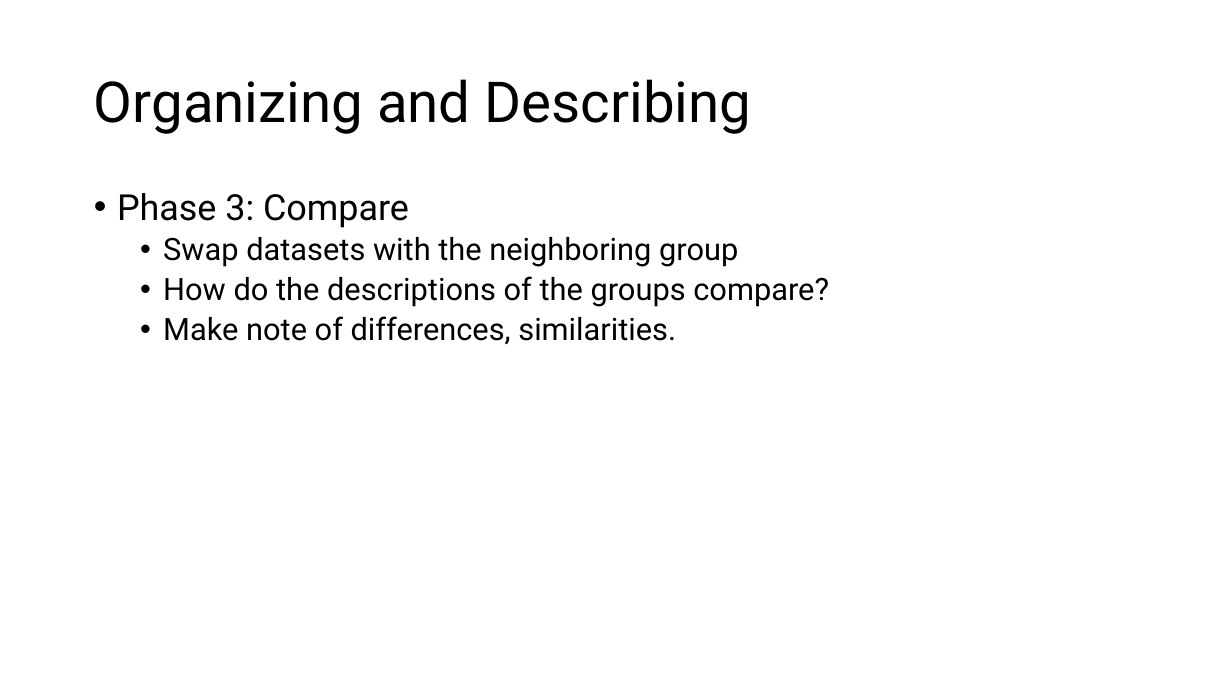
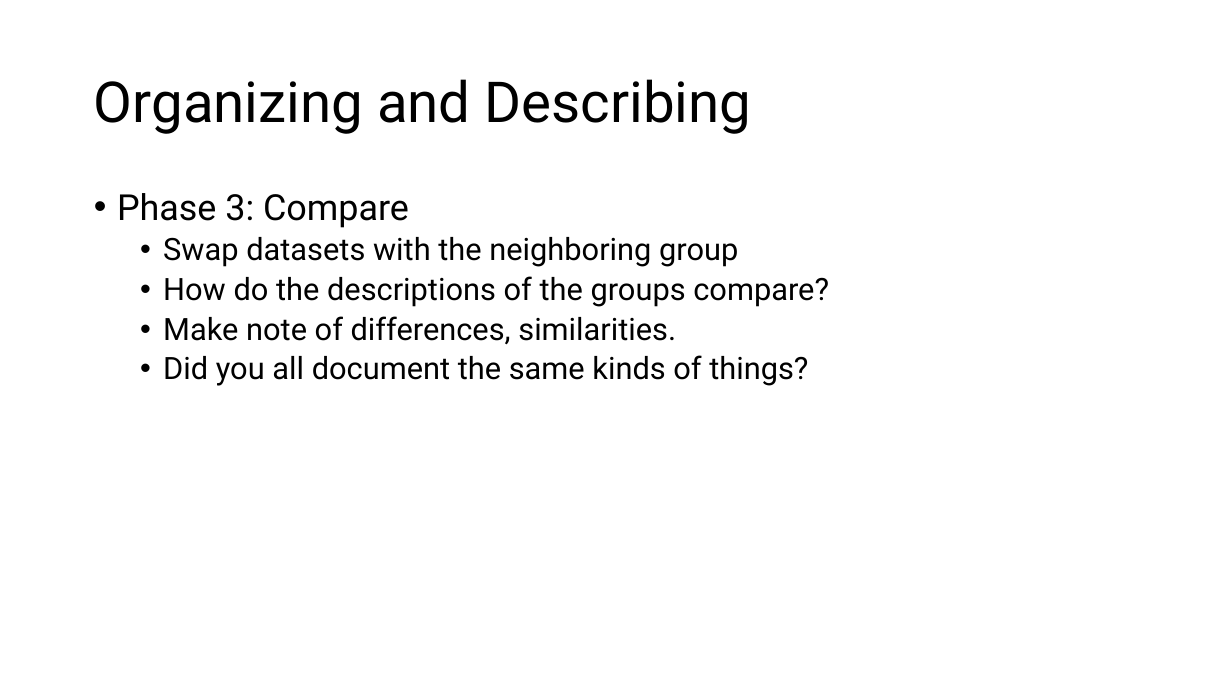
Before and after one commit to walshbr/data-for-the-rest-of-us, a slide deck: slide 14 of resources/week-3/description.pptx (slide 10 before the commit). Drawn at 1232x693 pixels with LibreOffice and Linux fonts; fonts in the diff are those of the drawing. Boxes give left, top, right and bottom in pixels: in the first picture for what was removed or moved away, otherwise in the second. Text is boxed around its words. In the diff, an @@ line names an element or a change of style, - is before the commit and + after.

```diff
--- a/resources/week-3/description.pptx
+++ b/resources/week-3/description.pptx
@@ text at [163, 355, 808, 386]: paragraph added @@
+  • Did you all document the same kinds of things?
```
Also in this commit, not shown: 4 other slides changed, 8 slides added, 1 slide removed.
